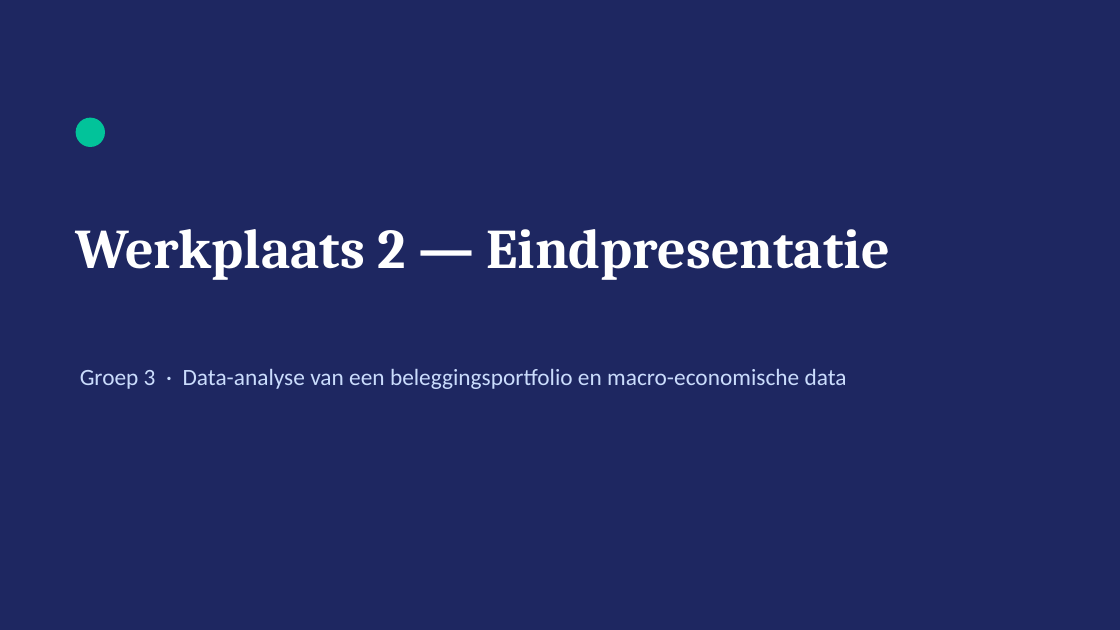
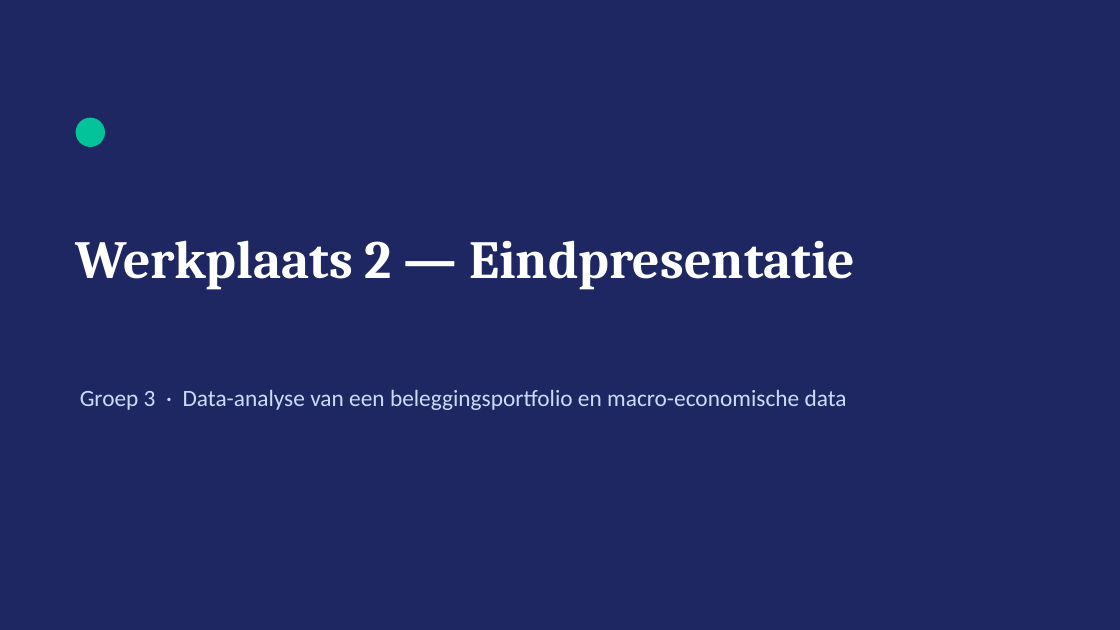
Before and after one commit to michaelraykuster-spec/Werkplaats-2-opdracht-Groep-3, a slide deck: slide 1 of Werkplaats2_Groep3_Eindpresentatie.pptx. Drawn at 1120x630 pixels with LibreOffice and Linux fonts; fonts in the diff are those of the drawing. Boxes give left, top, right and bottom in pixels: in the first picture for what was removed or moved away, otherwise in the second. Text is boxed around its words. In the diff, an @@ line names an element or a change of style, - is before the commit and + after.

Commit message:
Eindpresentatie toevoegen/bijwerken (Werkplaats2_Groep3_Eindpresentatie.pptx)

```diff
--- a/Werkplaats2_Groep3_Eindpresentatie.pptx
+++ b/Werkplaats2_Groep3_Eindpresentatie.pptx
@@ text "Werkplaats 2 — Eindpresentatie": place and size @@
-text "Werkplaats 2 — Eindpresentatie" at [76, 229, 889, 280]
+text "Werkplaats 2 — Eindpresentatie" at [76, 240, 855, 290]
@@ text "Werkplaats 2 — Eindpresentatie" at [76, 240, 855, 290]: size 48 to 46 pt; more space between paragraphs @@
@@ text "Groep 3 · Data-analyse van ...": place and size @@
-text "Groep 3 · Data-analyse van ..." at [80, 369, 847, 389]
+text "Groep 3 · Data-analyse van ..." at [80, 390, 847, 410]
@@ text "Groep 3 · Data-analyse van ..." at [80, 390, 847, 410]: more space between paragraphs @@
```
Also in this commit, not shown: 9 other slides changed.
